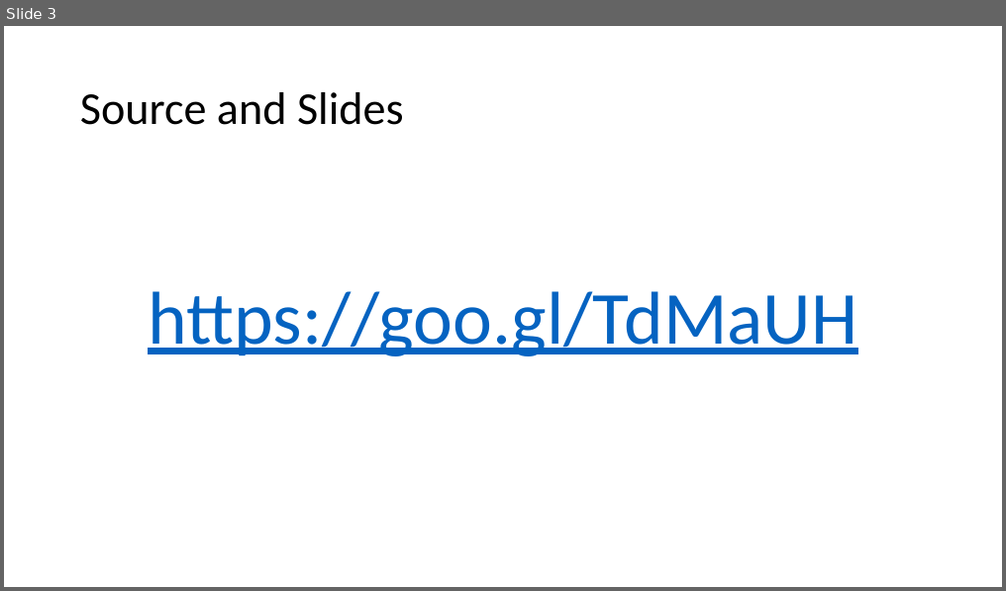
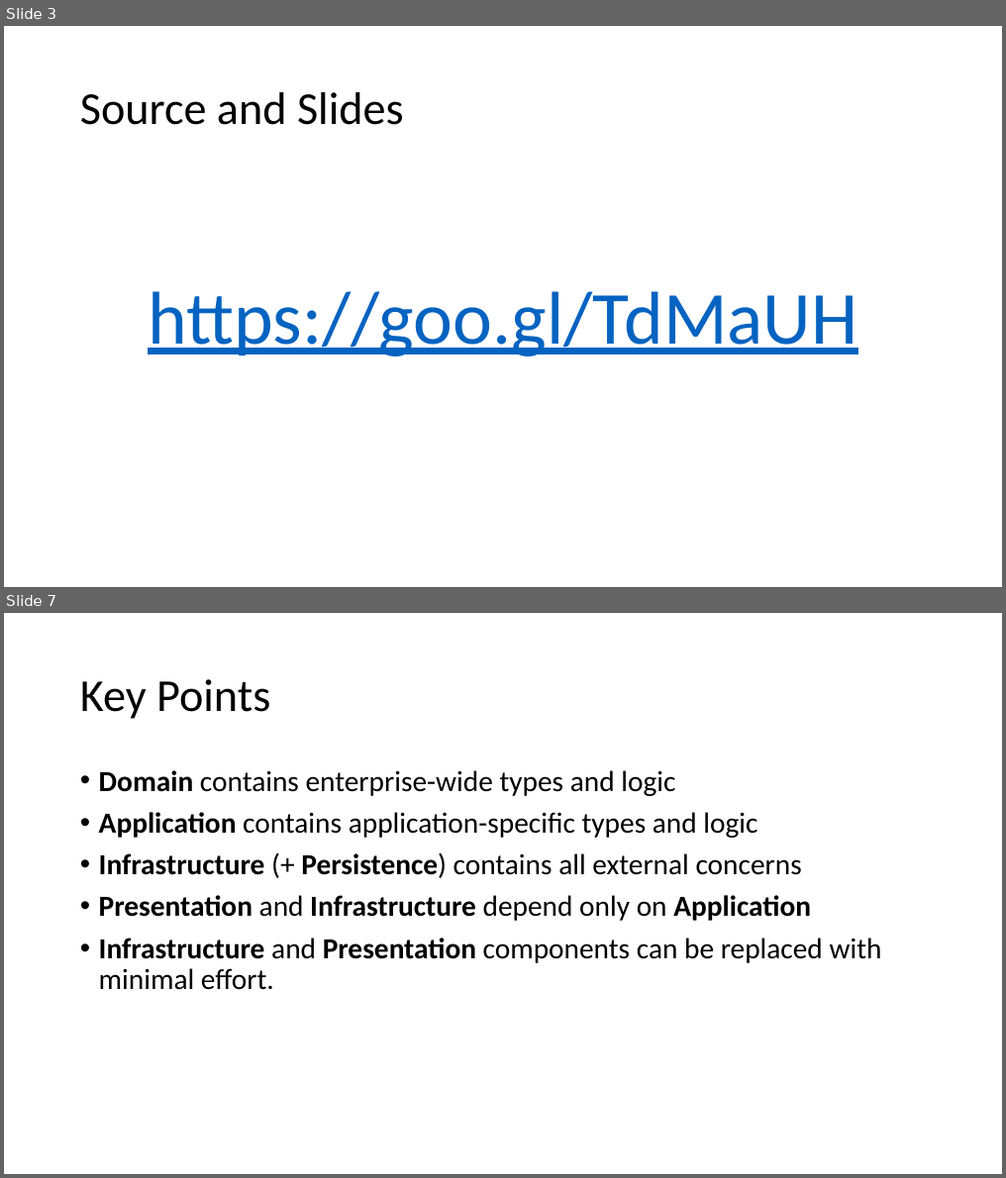
Before and after one commit to EnterpriseProductsLP/tag-tech-spikes, a slide deck: src/end-to-end-example/Presentation/Clean Architecture with .Net Core.pptx. Shown one above the other, each under a label of ours: slide 3 before the commit, slides 3 and 7 after it; the slides between them are not shown. The pictures are 1006x591 and 1006x1178 pixels, drawn with LibreOffice and Linux fonts; fonts in the diff are those of the drawing. Boxes give left, top, right and bottom in pixels: in the first picture for what was removed or moved away, otherwise in the second. Text is boxed around its words. In the diff, an @@ line names an element or a change of style, - is before the commit and + after.

```diff
--- a/src/end-to-end-example/Presentation/Clean Architecture with .Net Core.pptx
+++ b/src/end-to-end-example/Presentation/Clean Architecture with .Net Core.pptx
@@ slide 7 added at box(4, 613, 1002, 1174), background #FFFFFF @@
@@ title added at box(80, 679, 270, 719), 44 pt, text #000000 @@
+Key Points
@@ text added at box(99, 770, 882, 990), 28 pt, text #000000 @@
+• Domain contains enterprise-wide types and logic
+• Application contains application-specific types and logic
+• Infrastructure (+ Persistence) contains all external concerns
+• Presentation and Infrastructure depend only on Application
+• Infrastructure and Presentation components can be replaced with minimal effort.
```
Also in this commit, not shown: 2 slides changed, 7 other slides added, 22 other files.
